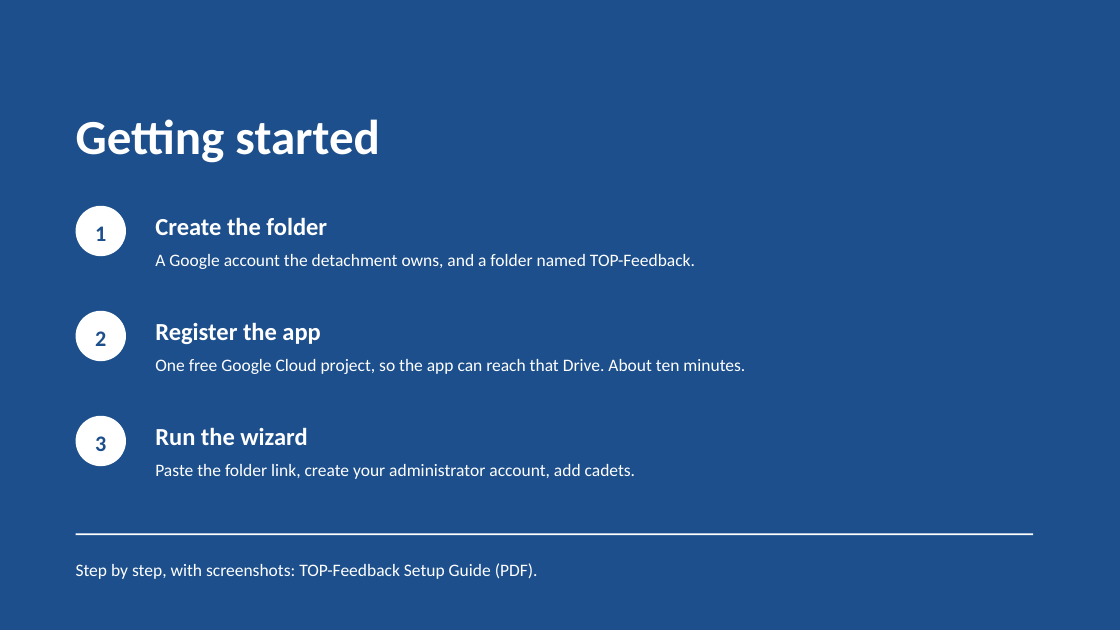
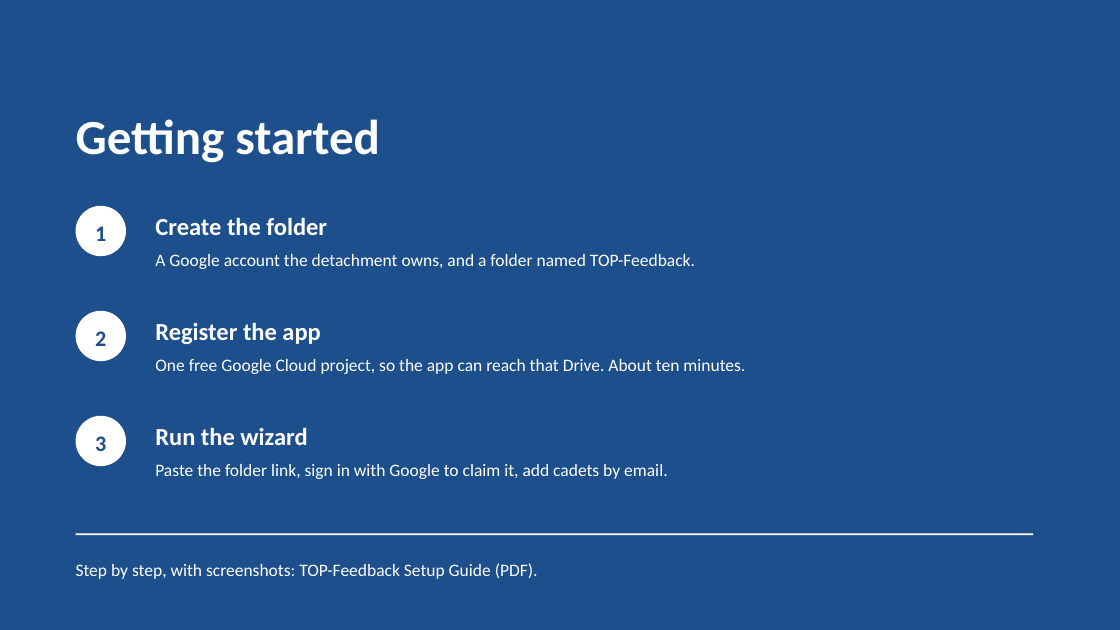
Before and after one commit to dmg-arts/my-pwa, a slide deck: slide 17 of docs/TOP-Feedback-Introduction.pptx. Drawn at 1120x630 pixels with LibreOffice and Linux fonts; fonts in the diff are those of the drawing. Boxes give left, top, right and bottom in pixels: in the first picture for what was removed or moved away, otherwise in the second. Text is boxed around its words. In the diff, an @@ line names an element or a change of style, - is before the commit and + after.

```diff
--- a/docs/TOP-Feedback-Introduction.pptx
+++ b/docs/TOP-Feedback-Introduction.pptx
@@ text at bbox=[155, 464, 667, 479]: text changed @@
-Paste the folder link, create your administrator account, add cadets.
+Paste the folder link, sign in with Google to claim it, add cadets by email.
```
Also in this commit, not shown: 5 other slides changed, 27 other files.
